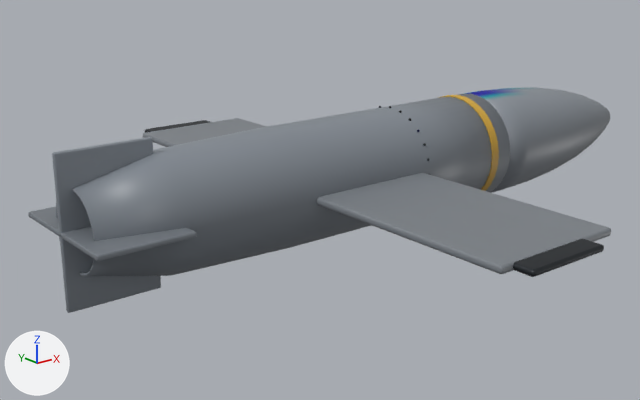
Two versions of the glTF model public/yw9-pigeon/glider.glb, one commit apart.
Before and after are seen from a 50 mm camera at (-3.78, -5.29, 1.93) aimed at (0.73, 0.34, -0.32). Arrows for +X, +Y and +Z are at lower left; the lights stay in place. The older version comes first.

In view in the first picture: 'anim-g_fin0', 'anim-g_fin1', 'anim-g_nose', 'glider.metal.2', 'glider.paint.0', 'glider.paint.1'.
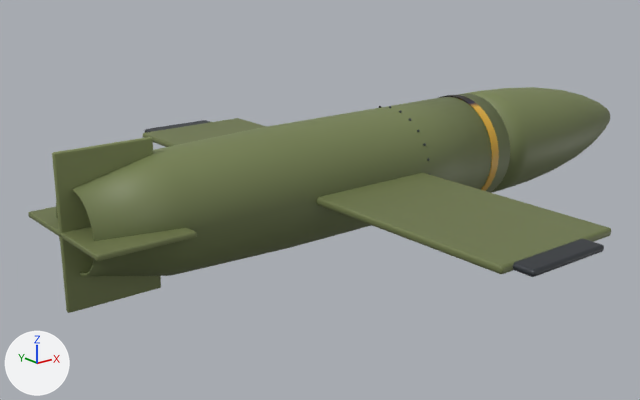
Pixel boxes [x1, y1, x2, y2] of what changed, in the pictures (640 x 400 px):
'glider.paint.0', recoloured: [56, 94, 611, 277] in both
'anim-g_nose', recoloured: [464, 87, 610, 193] in both
'anim-g_fin1', recoloured: [52, 137, 161, 313] in both
'anim-g_fin0', recoloured: [28, 207, 197, 261] in both

What changed in the scene script:
```text
Add mat_paint__7f8a57:
    mat_paint__7f8a57 = bpy.data.materials.new('paint|#7f8a57')
    # nodes: BsdfPrincipled, Mix, OutputMaterial, VertexColor
    # colours: green #7f8a57, mixed with the vertex colours
Change me_anim_g_nose_001:
    where me_anim_g_nose_001.from_pydata(...)  # 913 vertices, 1824 faces; spans x -1.06..1.07, y -0.47..0.47, z -0.47..0.47
    remove me_anim_g_nose_001.materials.append(mat_paint__8a9199)
    add me_anim_g_nose_001.materials.append(mat_paint__7f8a57)
Change me_g_body_001:
    where me_g_body_001.from_pydata(...)  # 536 vertices, 1068 faces; spans x -1.6..2.2, y -2.2..2.2, z -0.47..0.47
    remove me_g_body_001.materials.append(mat_paint__8a9199)
    add me_g_body_001.materials.append(mat_paint__7f8a57)
Change me_anim_g_fin0_001:
    where me_anim_g_fin0_001.from_pydata(...)  # 56 vertices, 108 faces; spans x -0.35..0.35, y -0.55..0.55, z -0.02..0.02
    remove me_anim_g_fin0_001.materials.append(mat_paint__8a9199)
    add me_anim_g_fin0_001.materials.append(mat_paint__7f8a57)
Change me_anim_g_fin1_001:
    where me_anim_g_fin1_001.from_pydata(...)  # 56 vertices, 108 faces; spans x -0.35..0.35, y -0.02..0.02, z -0.55..0.55
    remove me_anim_g_fin1_001.materials.append(mat_paint__8a9199)
    add me_anim_g_fin1_001.materials.append(mat_paint__7f8a57)
```
